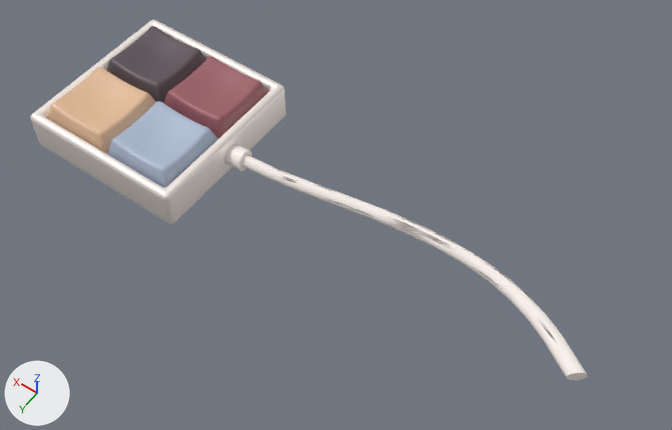
One commit to the glTF model public/4-button-key.glb: the scene before it, then after it.
One viewpoint serves both versions: a 50 mm lens placed at (-13.11, 10.82, 17.5), pointed at (-5.47, 0.13, 0.69). Arrows for +X, +Y and +Z are at lower left; the lights stay in place. Where no turn or scale is listed for an object, it has been applied to the vertices.

Objects in the first picture: 'Base', 'Cable', 'Key.1', 'Key.2', 'Key.3', 'Key.4'.
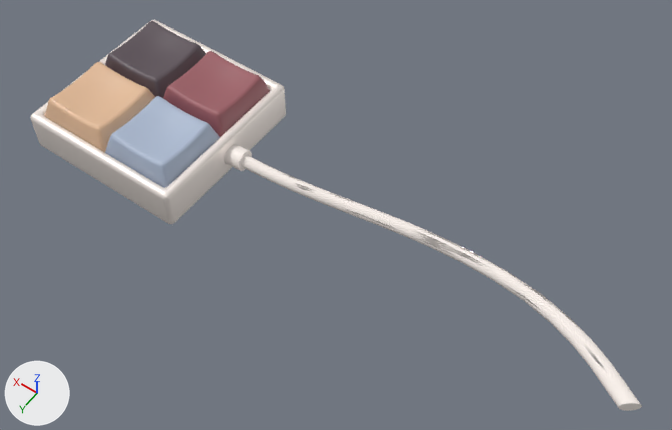
Boxes [x1, y1, x2, y2] around the edits, measured in the pictures (672 x 430 px):
'Cable', moved, rescaled (16% wider, 14% taller)
    before: [241, 155, 588, 380]
    after: [241, 155, 642, 411]
'Key.2', moved
    before: [107, 101, 218, 188]
    after: [105, 96, 220, 188]
'Key.4', moved
    before: [47, 67, 156, 154]
    after: [45, 62, 155, 152]
'Key.1', moved
    before: [164, 56, 268, 139]
    after: [163, 51, 270, 137]
'Key.3', moved
    before: [106, 26, 207, 103]
    after: [105, 21, 206, 98]

The change, as a list of edits to the scene's bpy script:
```text
Change ob_cable:
    ob_cable.location: (-6.6, 0.32, 2.44) -> (-7.27, 0.32, 2.44)
    ob_cable.scale: (1.27, 1.0, 1.0) -> (1.39, 1.0, 1.0)
Change ob_key_1:
    ob_key_1.location: (-1.0, -0.99, 0.83) -> (-1.0, -0.99, 1.0)
Change ob_key_2:
    ob_key_2.location: (-1.0, 0.97, 0.83) -> (-1.0, 0.97, 1.0)
Change ob_key_3:
    ob_key_3.location: (0.98, -0.99, 0.83) -> (0.98, -0.99, 1.0)
Change ob_key_4:
    ob_key_4.location: (0.98, 0.97, 0.83) -> (0.98, 0.97, 1.0)
```
